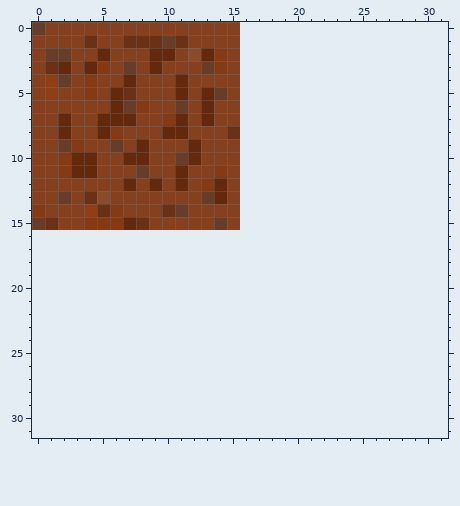
Two states of a pixel-art file, Assets/Sprites/Dirt.aseprite. Above is the file before it was changed.
16x16 pixels, 1 frame. The old version is drawn lined up with the new one, on the new canvas.
After the commit:
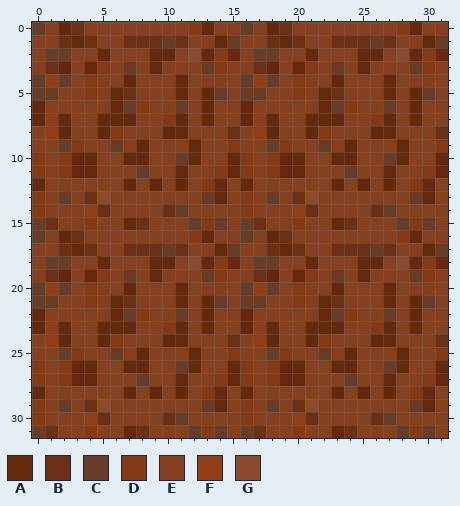
Palette (. is transparent): A #64290d  B #6a3116  C #673d2a  D #853a16  E #854020  F #903e18  G #8a4b2d
Edits made:
canvas 16x16 -> 32x32
Changed rows in their new state; - is an unchanged pixel.
first column x 0:
 0 --AB--------DA--CEABEEEEEEEEDAEE
 1 --BA----------ACEEBABEEBBBCBEEAC
 2 ---------------AECCEEAEEEAAEGADA
 3 ----------------EBAEADECEAEEECDE
 4 C---------------CFCEDEEAEEEAEEEE
 5 CC--------------CCEEDEABEEEAEACE
 6 A---------------AEEEEEACDEECEAEE
 7 AF--------------AFAEEAAAEEDAEAEE
 8 -F--------------EFAEEADEEEAAEEEB
 9 ---------------DEECDEECEAEEEAEED
10 D--------------ADEDAAEEAAEECAEEA
11 D--------------ADEDAAEEECEEAEEDA
12 A---------------AEEEEEEAEAEAEDAE
13 D---------------DECEBGEEEEEEECAE
14 ------E---------DEEEFBEEEEBCEEEE
15 -----EE-----CD--CBEEDEEABEEECDCE
16 CEABEEEEEEEEDAEECEABEEEEEEEEDAEE
17 EEBABEEBBBCBEEACEEBABEEBBBCBEEAC
18 ECCEEAEEEAAEGADAECCEEAEEEAAEGADA
19 EBAEADECEAEEECDEEBAEADECEAEEECDE
20 CFCEDEEAEEEAEEEECFCEDEEAEEEAEEEE
21 CCEEDEABEEEAEACECCEEDEABEEEAEACE
22 AEEEEEACDEECEAEEAEEEEEACDEECEAEE
23 AFAEEAAAEEDAEAEEAFAEEAAAEEDAEAEE
24 EFAEEADEEEAAEEEBEFAEEADEEEAAEEEB
25 EECDEECEAEEEAEEDEECDEECEAEEEAEED
26 DEDAAEEAAEECAEEADEDAAEEAAEECAEEA
27 DEDAAEEECEEAEEDADEDAAEEECEEAEEDA
28 AEEEEEEAEAEAEDAEAEEEEEEAEAEAEDAE
29 DECEBGEEEEEEECAEDECEBGEEEEEEECAE
30 DEEEFBEEEEBCEEEEDEEEFBEEEEBCEEEE
31 CBEEDEEABEEECDCECBEEDEEABEEECDCE
Boxes around the changes in both pictures, in picture pixels (x1, y1, x2, y2):
changed: (32, 22, 448, 438)
